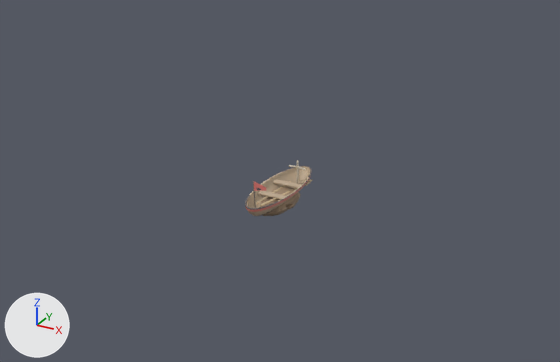
The glTF model art/models/story.glb, before and after one commit.
The view is the same before and after, from a camera (50 mm lens) standing at (10.95, -19.9, 10.63) and looking at (0.23, -0.42, 0.89). The lights are fixed; the arrows at lower left show +X, +Y and +Z. The older version comes first.

Before the edit, the objects in view are built like this:
```python
me_grave = bpy.data.meshes.new('grave')
me_grave.from_pydata(...)  # 478 vertices, 840 faces; spans x -0.63..0.62, y -1.12..1.25, z -0.28..0.95
me_grave.materials.append(mat_defaultmaterial)
me_rowboat = bpy.data.meshes.new('rowboat')
me_rowboat.from_pydata(...)  # 840 vertices, 1640 faces; spans x -0.62..0.62, y -1.9..1.9, z 0.0..1.3
me_rowboat.materials.append(mat_defaultmaterial_002)
ob_grave = bpy.data.objects.new('grave', me_grave)
ob_grave.location = (0.0, 0.0, 0.0)
ob_rowboat = bpy.data.objects.new('rowboat', me_rowboat)
ob_rowboat.location = (0.0, 0.0, 0.0)
```
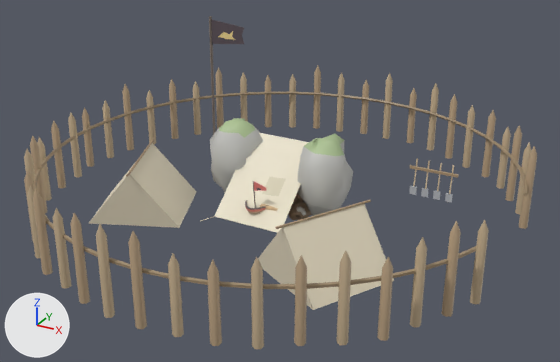
Patch to the scene script:
```diff
--- a/art/models/story.glb.py
+++ b/art/models/story.glb.py
@@ mat_defaultmaterial_008 @@
+mat_defaultmaterial_008 = bpy.data.materials.new('DefaultMaterial.008')
+mat_defaultmaterial_008.use_nodes = True; mat_defaultmaterial_008.node_tree.nodes.clear()
+_N = mat_defaultmaterial_008.node_tree.nodes; _L = mat_defaultmaterial_008.node_tree.links
+n0 = _N.new('ShaderNodeOutputMaterial'); n0.name = 'Material Output'
+n1 = _N.new('ShaderNodeBsdfPrincipled'); n1.name = 'Principled BSDF'
+n2 = _N.new('ShaderNodeVertexColor'); n2.name = 'Color Attribute'
+_L.new(n1.outputs[0], n0.inputs[0])  # 'BSDF' to 'Surface'
+_L.new(n2.outputs[0], n1.inputs[0])  # 'Color' to 'Base Color'
@@ mat_defaultmaterial_005 @@
+mat_defaultmaterial_005 = bpy.data.materials.new('DefaultMaterial.005')
+mat_defaultmaterial_005.use_nodes = True; mat_defaultmaterial_005.node_tree.nodes.clear()
+_N = mat_defaultmaterial_005.node_tree.nodes; _L = mat_defaultmaterial_005.node_tree.links
+n0 = _N.new('ShaderNodeOutputMaterial'); n0.name = 'Material Output'
+n1 = _N.new('ShaderNodeBsdfPrincipled'); n1.name = 'Principled BSDF'
+n2 = _N.new('ShaderNodeVertexColor'); n2.name = 'Color Attribute'
+_L.new(n1.outputs[0], n0.inputs[0])  # 'BSDF' to 'Surface'
+_L.new(n2.outputs[0], n1.inputs[0])  # 'Color' to 'Base Color'
@@ mat_defaultmaterial_004 @@
+mat_defaultmaterial_004 = bpy.data.materials.new('DefaultMaterial.004')
+mat_defaultmaterial_004.use_nodes = True; mat_defaultmaterial_004.node_tree.nodes.clear()
+_N = mat_defaultmaterial_004.node_tree.nodes; _L = mat_defaultmaterial_004.node_tree.links
+n0 = _N.new('ShaderNodeOutputMaterial'); n0.name = 'Material Output'
+n1 = _N.new('ShaderNodeBsdfPrincipled'); n1.name = 'Principled BSDF'
+n2 = _N.new('ShaderNodeVertexColor'); n2.name = 'Color Attribute'
+_L.new(n1.outputs[0], n0.inputs[0])  # 'BSDF' to 'Surface'
+_L.new(n2.outputs[0], n1.inputs[0])  # 'Color' to 'Base Color'
@@ ob_powder_store @@
+ob_powder_store = bpy.data.objects.new('powder_store', me_powder_store)  # 692 vertices, 1336 faces; spans x -2.46..2.34, y -2.51..0.98, z -0.32..2.53
+ob_powder_store.location = (0.0, 0.0, 0.0)
@@ ob_grave_salted @@
+ob_grave_salted = bpy.data.objects.new('grave_salted', me_grave_salted)  # 450 vertices, 792 faces; spans x -0.74..1.36, y -1.15..1.31, z -0.25..0.85
+ob_grave_salted.location = (0.0, 0.0, 0.0)
@@ ob_grave_open @@
+ob_grave_open = bpy.data.objects.new('grave_open', me_grave_open)  # 278 vertices, 502 faces; spans x -0.62..1.35, y -1.12..1.31, z -0.25..0.85
+ob_grave_open.location = (0.0, 0.0, 0.0)
@@ ob_dig_camp @@
+ob_dig_camp = bpy.data.objects.new('dig_camp', me_dig_camp)  # 1213 vertices, 2158 faces; spans x -7.8..7.4, y -7.7..7.8, z -0.2..4.8
+ob_dig_camp.location = (0.0, 0.0, 0.0)
@@ ob_bonfire @@
+ob_bonfire = bpy.data.objects.new('bonfire', me_bonfire)  # 627 vertices, 1150 faces; spans x -1.4..1.42, y -1.38..1.35, z -0.1..0.8
+ob_bonfire.location = (0.0, 0.0, 0.0)
```

What differs and where, as boxes [x1, y1, x2, y2] in the pictures (560 x 362 px):
'dig_camp', added
    after: [24, 16, 537, 349]
'powder_store', added
    after: [201, 118, 353, 233]
'grave_salted', added
    after: [288, 198, 312, 220]
'bonfire', added (mostly hidden)
    after: [296, 192, 306, 216]
'rowboat', unchanged, covered by the edit
    before: [245, 166, 312, 216]
    after: [245, 181, 269, 214]
